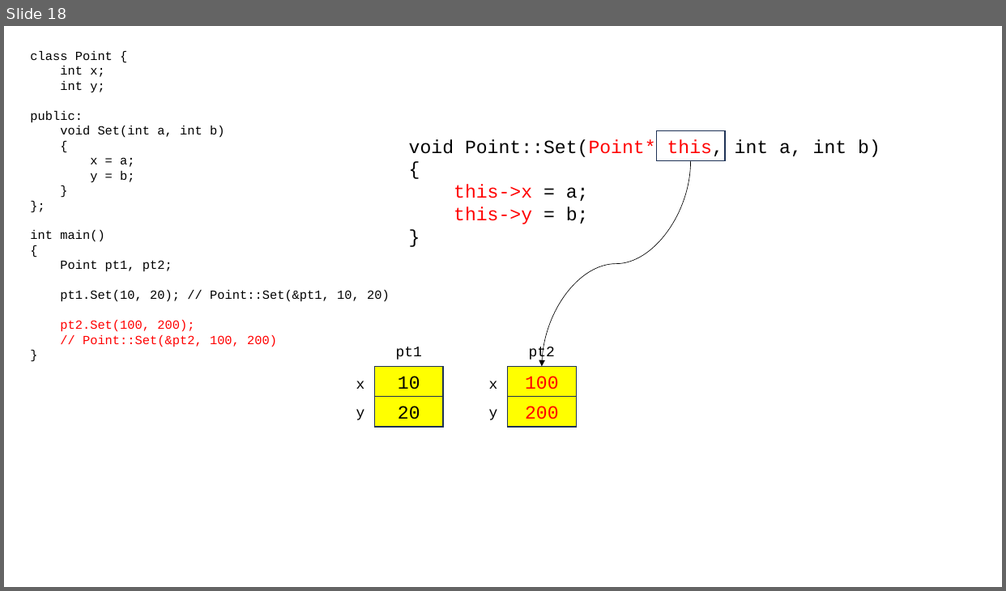
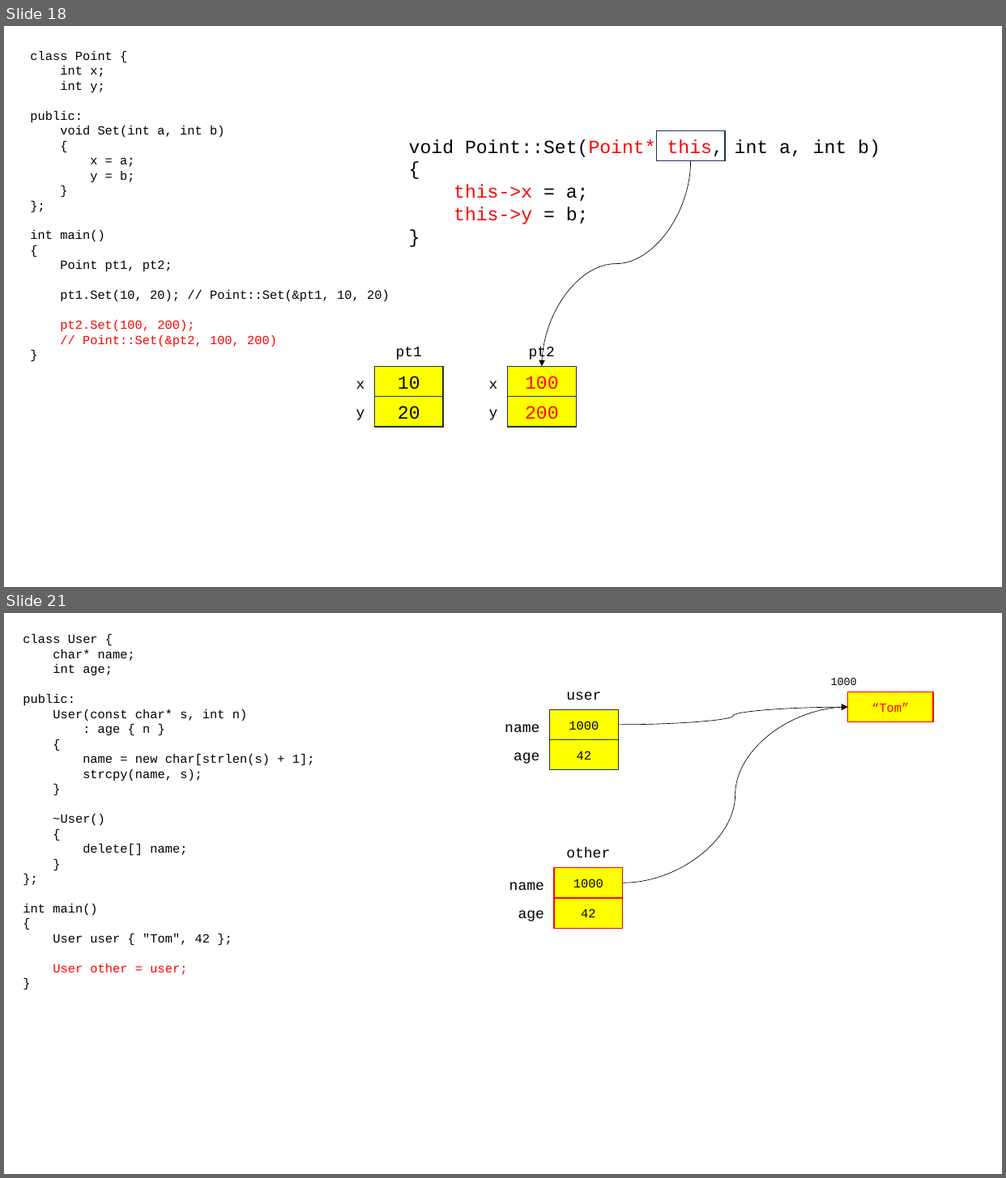
Before and after one commit to 72nkyung/hyundai_230807, a slide deck: hyundai_230807.pptx. Shown one above the other, each under a label of ours: slide 18 before the commit, slides 18 and 21 after it; the slides between them are not shown. The pictures are 1006x591 and 1006x1178 pixels, drawn with LibreOffice and Linux fonts; fonts in the diff are those of the drawing. Boxes give left, top, right and bottom in pixels: in the first picture for what was removed or moved away, otherwise in the second. Text is boxed around its words. In the diff, an @@ line names an element or a change of style, - is before the commit and + after.

```diff
--- a/hyundai_230807.pptx
+++ b/hyundai_230807.pptx
@@ slide 21 added at [4, 613, 1002, 1174], background #FFFFFF @@
@@ text added at [23, 634, 315, 975], 12 pt, text #000000 @@
+class User {
+char* name;
+int age;
+public:
+User(const char* s, int n)
+: age { n }
+{
+name = new char[strlen(s) + 1];
+strcpy(name, s);
+}
+~User()
+{
+delete[] name;
+}
+};
+int main()
+{
+User user { "Tom", 42 };
+User other = user;
+}
@@ text added at [831, 678, 857, 685], 10.5 pt, text #000000 @@
+1000
@@ rectangle added at [550, 709, 619, 739], fill #FFFF00, outline #1E3256 1 pt, 12 pt, text #000000 @@
+1000
@@ text added at [566, 692, 601, 700], 14 pt, text #000000 @@
+user
@@ curved arrow added from (619, 725) to (848, 707), #000000 0.5 pt @@
@@ curved arrow added from (623, 884) to (848, 707), #000000 0.5 pt @@
@@ rectangle added at [848, 692, 933, 722], fill #FFFF00, outline #FF0000 1 pt, 12 pt, text #FF0000 @@
+“Tom”
@@ text added at [505, 724, 539, 732], 14 pt, text #000000 @@
+name
@@ text added at [513, 752, 539, 764], 14 pt, text #000000 @@
+age
@@ rectangle added at [550, 739, 619, 769], fill #FFFF00, outline #1E3256 1 pt, 12 pt, text #000000 @@
+42
@@ text added at [566, 848, 610, 858], 14 pt, text #000000 @@
+other
@@ rectangle added at [554, 868, 623, 898], fill #FFFF00, outline #FF0000 1 pt, 12 pt, text #000000 @@
+1000
@@ text added at [509, 882, 544, 890], 14 pt, text #000000 @@
+name
@@ rectangle added at [554, 898, 623, 928], fill #FFFF00, outline #FF0000 1 pt, 12 pt, text #000000 @@
+42
@@ text added at [518, 910, 544, 922], 14 pt, text #000000 @@
+age
```
Also in this commit, not shown: 10 other slides added, 1 other file.
